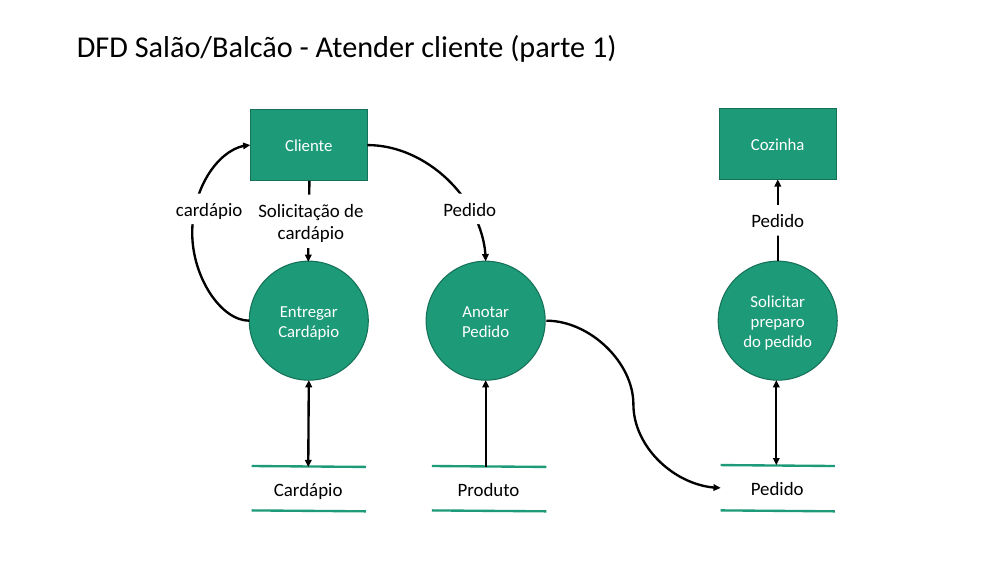
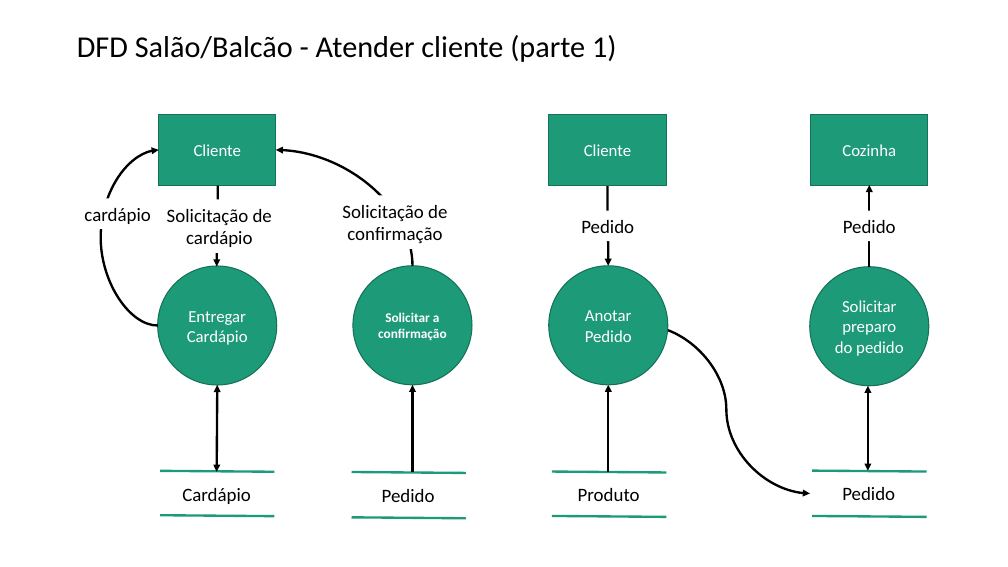
Before and after one commit to faconta/OPE, a slide deck: slide 1 of Artefatos/16. Diagramas de Fluxo de Dados.pptx. Drawn at 1008x567 pixels with LibreOffice and Linux fonts; fonts in the diff are those of the drawing. Boxes give left, top, right and bottom in pixels: in the first picture for what was removed or moved away, otherwise in the second. Text is boxed around its words. In the diff, an @@ line names an element or a change of style, - is before the commit and + after.

```diff
--- a/Artefatos/16. Diagramas de Fluxo de Dados.pptx
+++ b/Artefatos/16. Diagramas de Fluxo de Dados.pptx
@@ group added at (x1=276, y1=114, x2=666, y2=519): 2 lines, 2 texts, 1 ellipse, 1 rectangle, 1 arrow, 1 curved arrow @@
+Solicitar a
+confirmação
+Cliente
+Pedido
+Solicitação de confirmação
@@ curved arrow moved from (368, 145) - (485, 261) to (608, 185) - (609, 266) @@
@@ text "Pedido" moved from (x1=443, y1=203, x2=496, y2=216) to (x1=581, y1=220, x2=634, y2=233) @@
@@ ellipse "Anotar Pedido" moved from (x1=426, y1=261, x2=545, y2=380) to (x1=549, y1=266, x2=668, y2=385) @@
@@ curved arrow moved from (547, 321) - (721, 488) to (643, 325) - (810, 494) @@
@@ arrow moved from (485, 467) - (485, 380) to (609, 472) - (609, 385) @@
@@ 3 texts, 2 lines, 2 curved arrows, 1 rectangle, 1 ellipse, 1 double arrow moved together from (x1=176, y1=110, x2=368, y2=511) to (x1=84, y1=115, x2=277, y2=516) @@
@@ 2 lines, 1 text moved together from (x1=432, y1=466, x2=547, y2=511) to (x1=552, y1=472, x2=667, y2=517) @@
@@ 2 texts, 2 lines, 1 rectangle, 1 ellipse, 1 arrow, 1 double arrow moved together from (x1=718, y1=109, x2=837, y2=511) to (x1=810, y1=114, x2=929, y2=517) @@
```
Also in this commit, not shown: 7 other slides changed, 1 other file.
